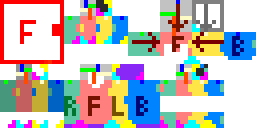
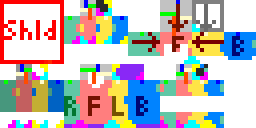
Layer changes from the first 256px x 128px image to the second:
painted on "shield" over (x1=4, y1=20, x2=60, y2=44)
